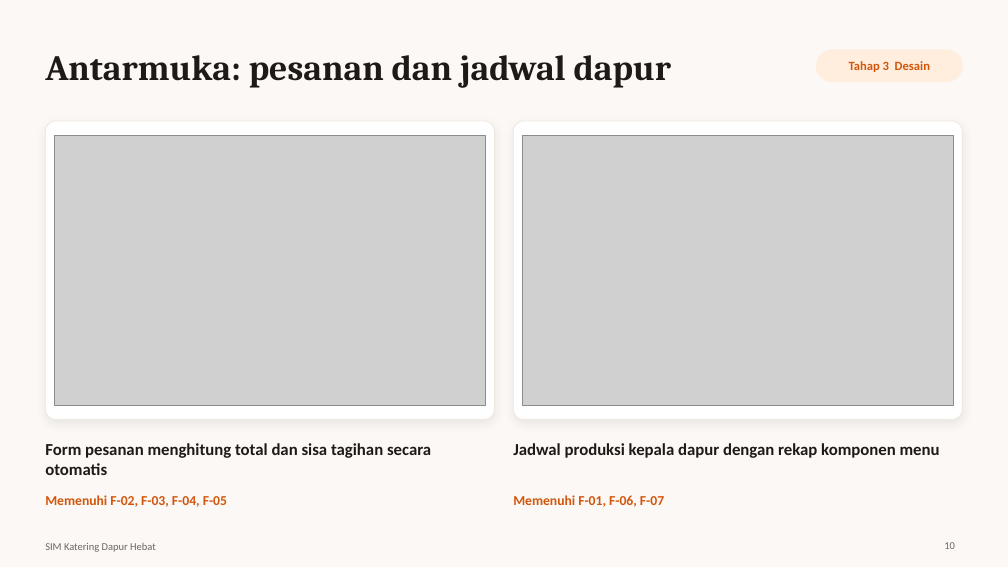
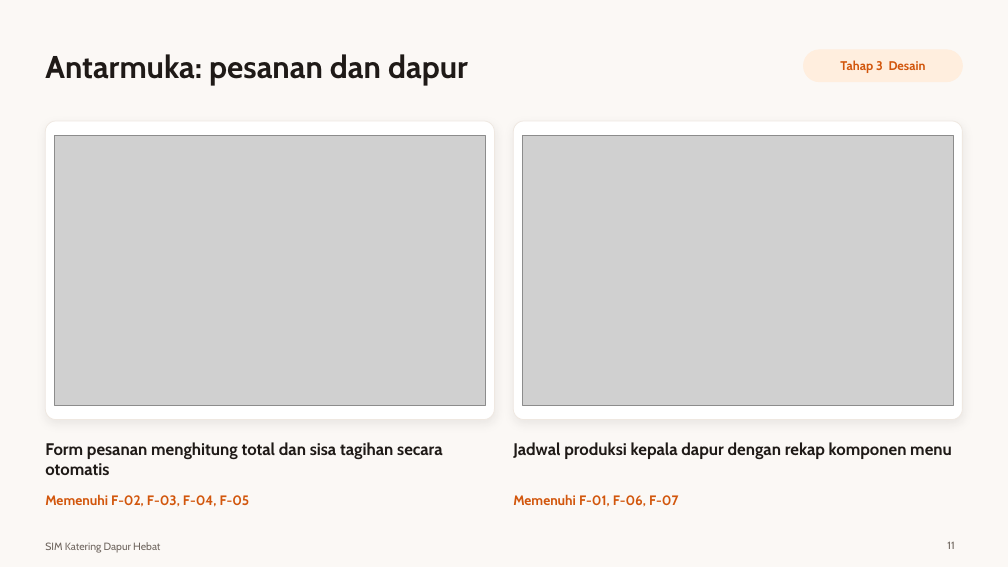
Before and after one commit to koriebruh/sim-katering-dapur-hebat, a slide deck: slide 11 of Presentasi-SIM-Katering-Dapur-Hebat.pptx (slide 10 before the commit). Drawn at 1008x567 pixels with LibreOffice and Linux fonts; fonts in the diff are those of the drawing; grey boxes stand for pictures. Boxes give left, top, right and bottom in pixels: in the first picture for what was removed or moved away, otherwise in the second. Text is boxed around its words. In the diff, an @@ line names an element or a change of style, - is before the commit and + after.

```diff
--- a/Presentasi-SIM-Katering-Dapur-Hebat.pptx
+++ b/Presentasi-SIM-Katering-Dapur-Hebat.pptx
@@ title at [45,54,468,85]: text changed; size 34 to 30 pt; font Cambria to Cabin @@
-Antarmuka: pesanan dan jadwal dapur
+Antarmuka: pesanan dan dapur
@@ text "Tahap 3 Desain": place and size @@
-text "Tahap 3 Desain" at [849,61,930,72]
+text "Tahap 3 Desain" at [840,60,926,73]
@@ rounded rectangle: place and size @@
-rounded rectangle at [817,50,963,82]
+rounded rectangle at [804,50,963,82]
@@ font Calibri to Cabin in 6 elements at [45,442,443,475], [45,494,250,507], [513,442,952,459], [513,494,678,507], [840,60,926,73], [45,542,160,553] @@
@@ page number at [947,541,954,549]: text changed; font Calibri to Cabin @@
-10
+11
```
Also in this commit, not shown: 14 other slides changed, 2 slides added, 9 other files.
